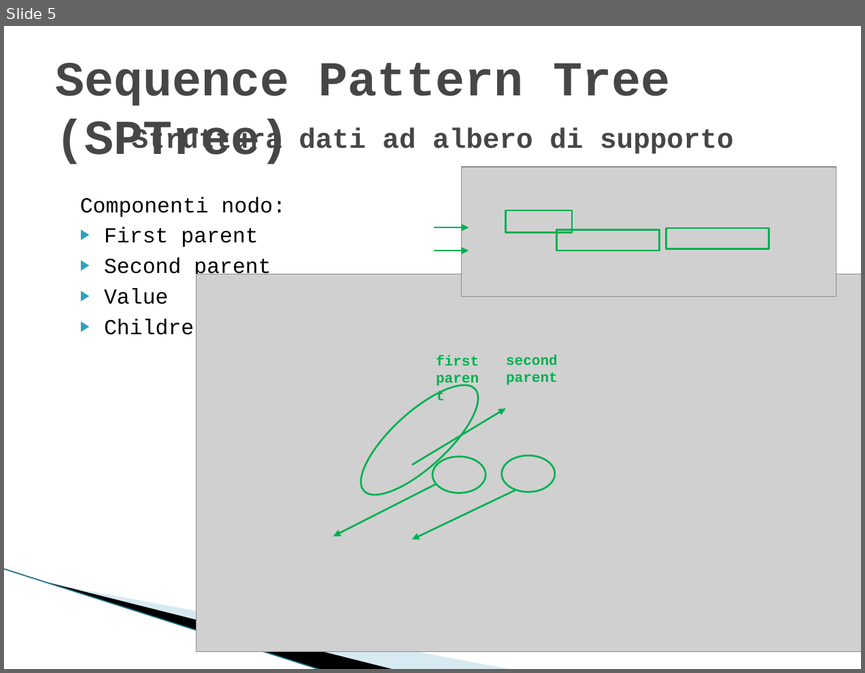
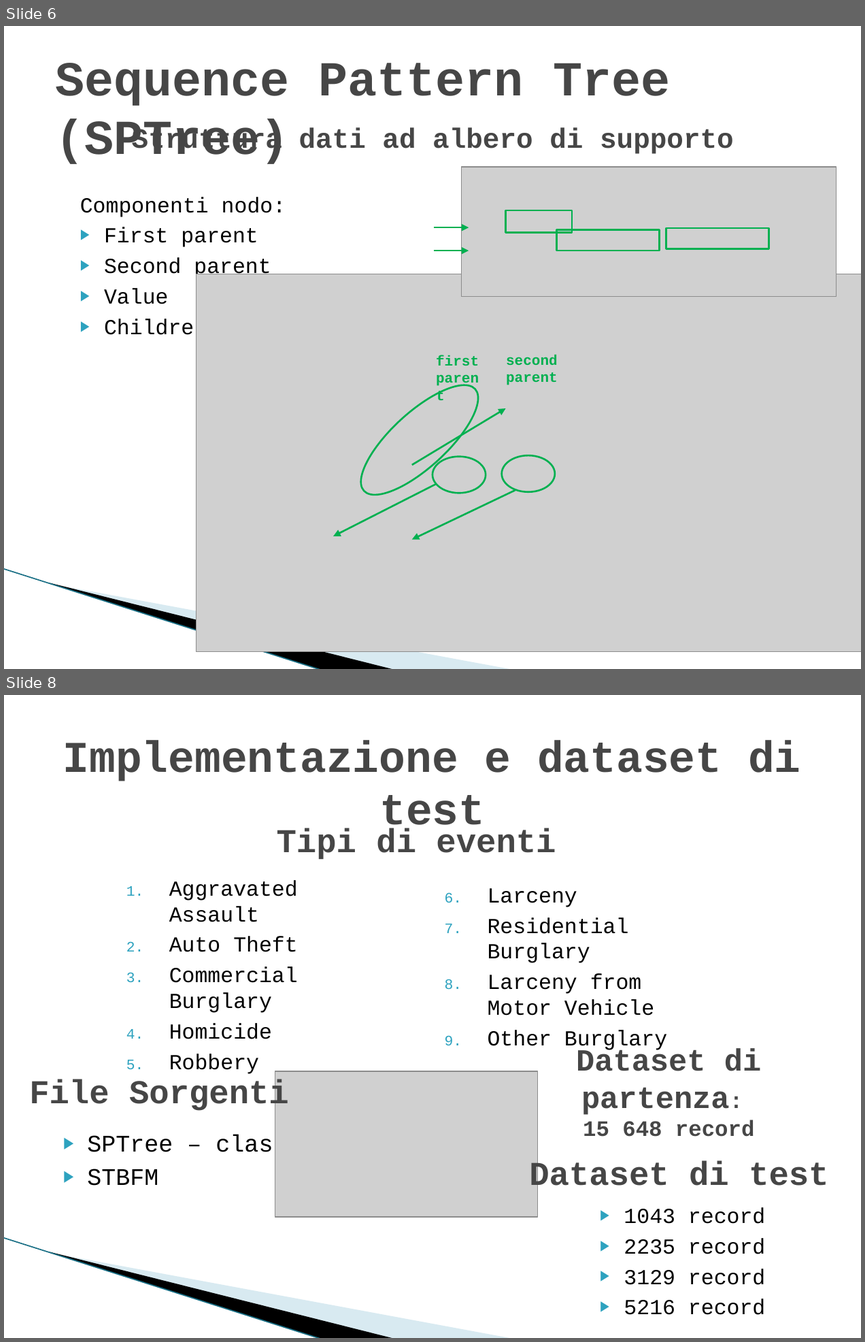
Before and after one commit to fedelux3/Bachelor-Thesis, a slide deck: presentazione.pptx. Shown one above the other, each under a label of ours: slide 5 before the commit, slides 6 and 8 after it; the slides between them are not shown. The pictures are 865x673 and 865x1342 pixels, drawn with LibreOffice and Linux fonts; fonts in the diff are those of the drawing; grey boxes stand for pictures; background and template pictures are left out. Boxes give left, top, right and bottom in pixels: in the first picture for what was removed or moved away, otherwise in the second. Text is boxed around its words. In the diff, an @@ line names an element or a change of style, - is before the commit and + after.

```diff
--- a/presentazione.pptx
+++ b/presentazione.pptx
@@ slide 8 added at [4,695,861,1338], background #FFFFFF; not listed: 3 template elements that a slide beside it also shows @@
@@ title added at [63,741,801,836], 36.9 pt, text #464646, bold @@
+Implementazione e dataset di test
@@ text added at [277,828,555,859], 28 pt, text #464646, bold @@
+Tipi di eventi
@@ text added at [169,880,298,1074], 18 pt, text #000000 @@
+1. Aggravated Assault
+2. Auto Theft
+3. Commercial Burglary
+4. Homicide
+5. Robbery
@@ text added at [487,888,667,1051], 18 pt, text #000000 @@
+6. Larceny
+7. Residential Burglary
+8. Larceny from Motor Vehicle
+9. Other Burglary
@@ text added at [576,1049,761,1136], 25.9 pt, text #464646, bold @@
+Dataset di partenza:
+15 648 record
@@ text added at [29,1079,289,1113], 28 pt, text #464646, bold @@
+File Sorgenti
@@ picture added at [275,1071,537,1217] @@
@@ text added at [87,1135,301,1185], 20 pt, text #000000 @@
+▶ SPTree – classe
+▶ STBFM
@@ text added at [529,1160,828,1193], 28 pt, text #464646, bold @@
+Dataset di test
@@ text added at [623,1207,765,1314], 18 pt, text #000000 @@
+▶ 1043 record
+▶ 2235 record
+▶ 3129 record
+▶ 5216 record
@@ what was slide 5 is now slide 6 @@
```
Also in this commit, not shown: 2 slides changed, 3 other slides added, 1 slide removed.
